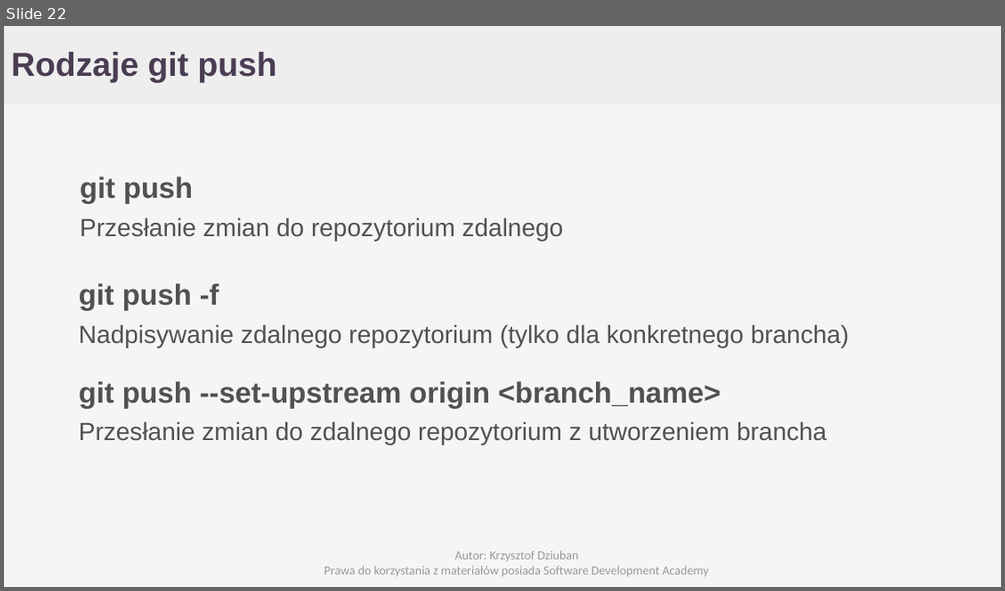
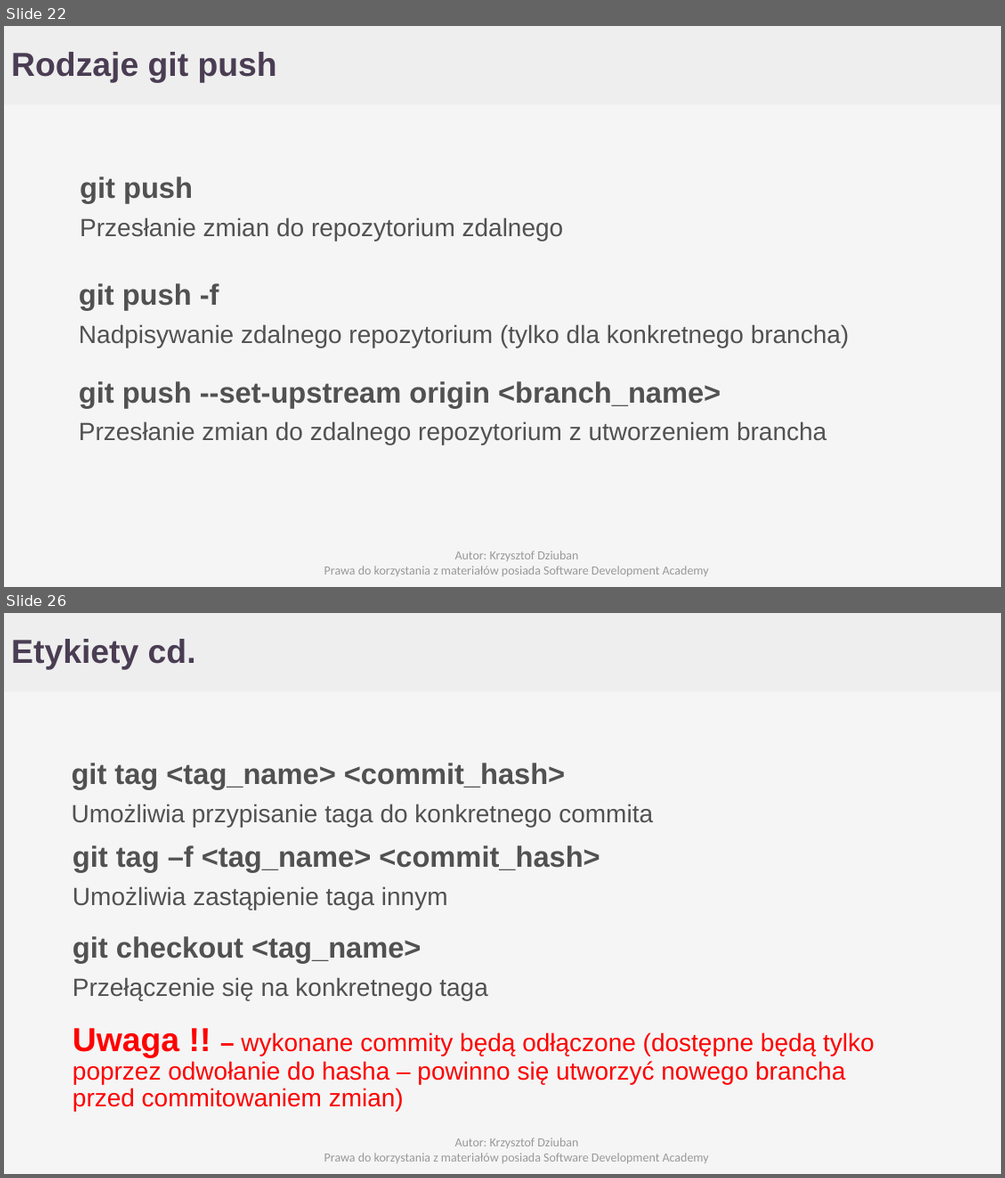
Before and after one commit to Cristopherus/Git_tutorial, a slide deck: GIT.pptx. Shown one above the other, each under a label of ours: slide 22 before the commit, slides 22 and 26 after it; the slides between them are not shown. The pictures are 1005x591 and 1005x1178 pixels, drawn with LibreOffice and Linux fonts; fonts in the diff are those of the drawing; background and template pictures are left out. Boxes give left, top, right and bottom in pixels: in the first picture for what was removed or moved away, otherwise in the second. Text is boxed around its words. In the diff, an @@ line names an element or a change of style, - is before the commit and + after.

```diff
--- a/GIT.pptx
+++ b/GIT.pptx
@@ slide 26 added at [4, 613, 1001, 1174], background #F5F5F5; not listed: 1 template element that a slide beside it also shows @@
@@ text added at [11, 639, 196, 670], 32 pt, text #4A3D53, bold @@
+Etykiety cd.
@@ text added at [72, 763, 653, 827], 24 pt, text #515151 @@
+git tag <tag_name> <commit_hash>
+Umożliwia przypisanie taga do konkretnego commita
@@ text added at [73, 845, 599, 909], 28 pt, text #515151, bold @@
+git tag –f <tag_name> <commit_hash>
+Umożliwia zastąpienie taga innym
@@ text added at [73, 936, 487, 1000], 24 pt, text #515151 @@
+git checkout <tag_name>
+Przełączenie się na konkretnego taga
@@ text added at [73, 1028, 874, 1111], 24 pt, text #FF0000 @@
+Uwaga !! – wykonane commity będą odłączone (dostępne będą tylko poprzez odwołanie do hasha – powinno się utworzyć nowego brancha przed commitowaniem zmian)
@@ text added at [324, 1137, 709, 1163], 12 pt, text #999999 @@
+Autor: Krzysztof Dziuban
+Prawa do korzystania z materiałów posiada Software Development Academy
```
Also in this commit, not shown: 5 other slides added.
